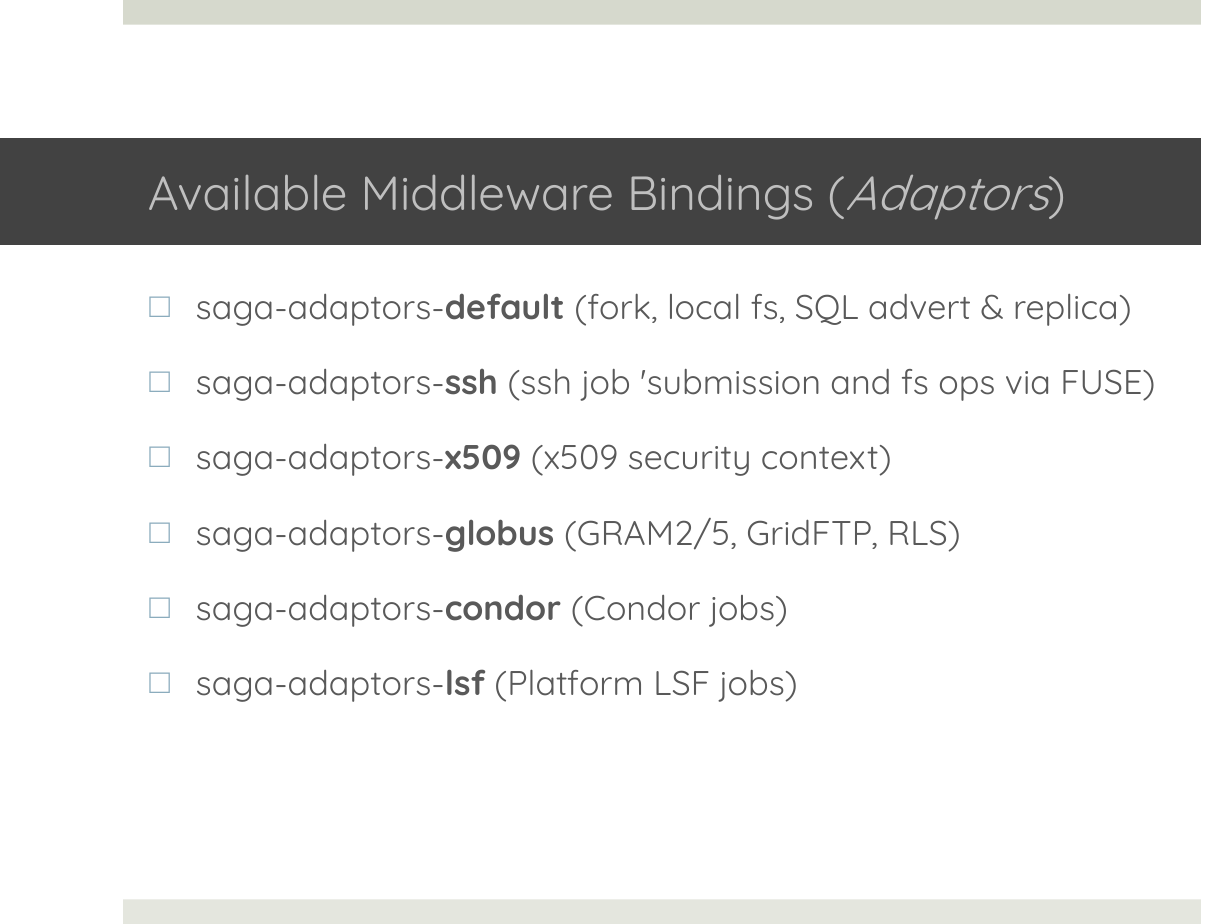
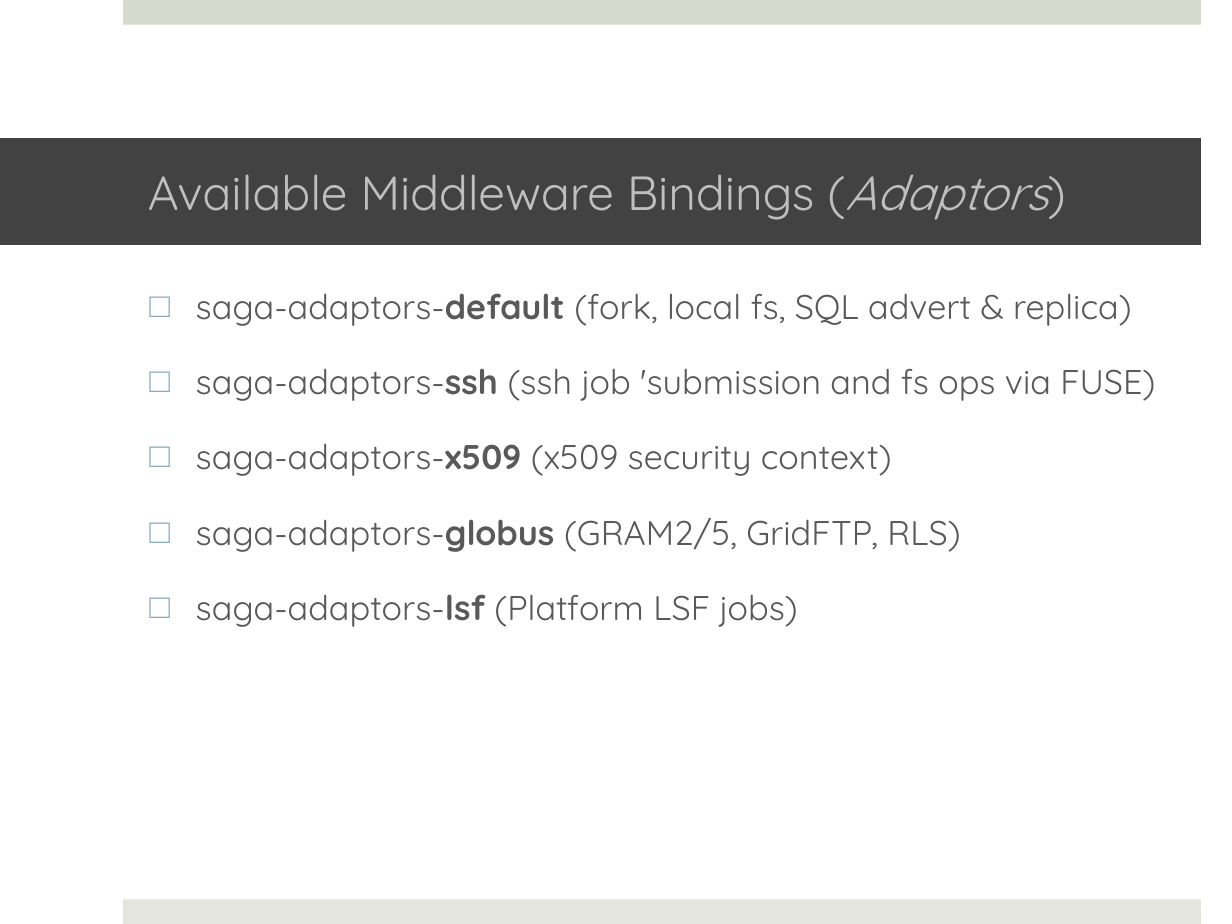
Before and after one commit to saga-project/saga-cpp-legacy-projects, a slide deck: slide 4 of tutorial/general_tutorial/Installation.pptx. Drawn at 1232x924 pixels with LibreOffice and Linux fonts; fonts in the diff are those of the drawing; background and template pictures are left out. Boxes give left, top, right and bottom in pixels: in the first picture for what was removed or moved away, otherwise in the second. Text is boxed around its words. In the diff, an @@ line names an element or a change of style, - is before the commit and + after.

Commit message:
No Condor.

```diff
--- a/tutorial/general_tutorial/Installation.pptx
+++ b/tutorial/general_tutorial/Installation.pptx
@@ text at bbox=[196, 594, 788, 627]: paragraph removed @@
-□ saga-adaptors-condor (Condor jobs)
```
Also in this commit, not shown: 1 other file.
